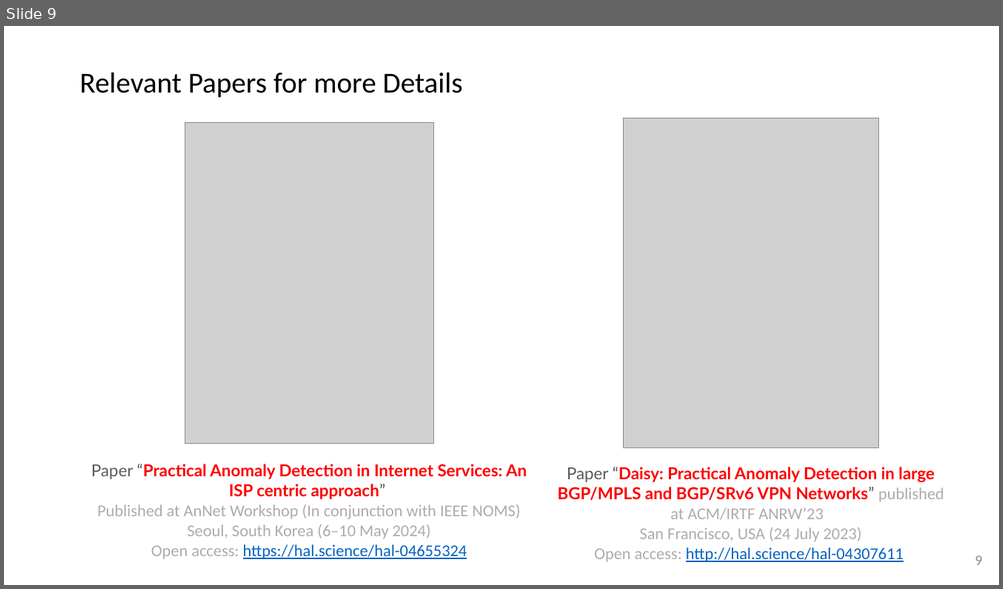
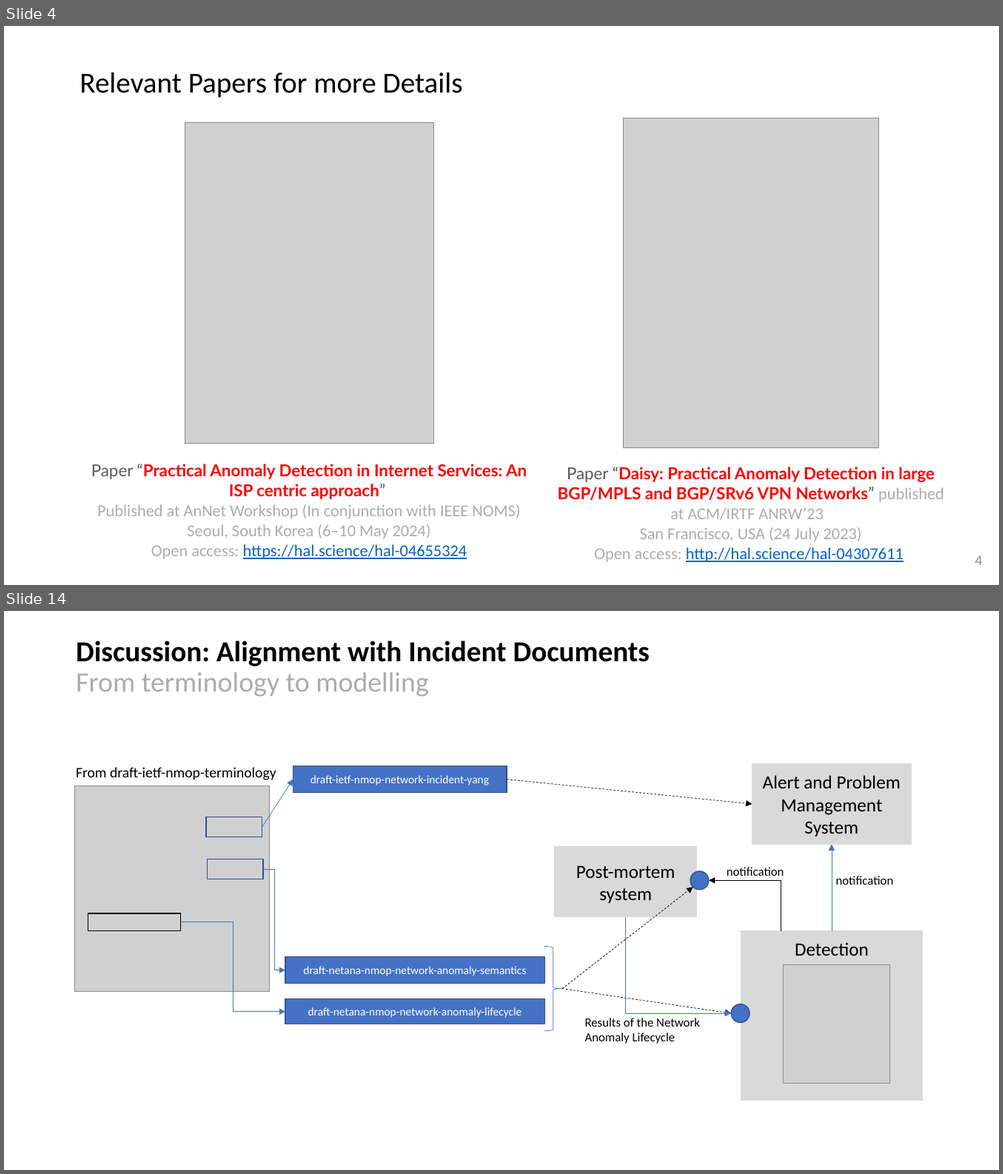
Before and after one commit to network-analytics/ietf-network-analytics-document-status, a slide deck: 121/NMOP/draft-ietf-nmop-network-anomaly-architecture-semantics-lifecycle.pptx. Shown one above the other, each under a label of ours: slide 9 before the commit, slides 4 and 14 after it; the slides between them are not shown. The pictures are 1003x589 and 1003x1174 pixels, drawn with LibreOffice and Linux fonts; fonts in the diff are those of the drawing; grey boxes stand for pictures; background and template pictures are left out. Boxes give left, top, right and bottom in pixels: in the first picture for what was removed or moved away, otherwise in the second. Text is boxed around its words. In the diff, an @@ line names an element or a change of style, - is before the commit and + after.

```diff
--- a/121/NMOP/draft-ietf-nmop-network-anomaly-architecture-semantics-lifecycle.pptx
+++ b/121/NMOP/draft-ietf-nmop-network-anomaly-architecture-semantics-lifecycle.pptx
@@ slide 14 added at (x1=4, y1=611, x2=999, y2=1170), background #FFFFFF @@
@@ title added at (x1=76, y1=641, x2=650, y2=697), 28 pt, text #000000, bold @@
+Discussion: Alignment with Incident Documents
+From terminology to modelling
@@ rectangle added at (x1=751, y1=764, x2=910, y2=845), fill #D9D9D9, outline #D9D9D9 1 pt, 18 pt, text #000000 @@
+Alert and Problem Management System
@@ picture added at (x1=75, y1=786, x2=269, y2=991) @@
@@ text added at (x1=76, y1=767, x2=276, y2=780), 14 pt, text #000000 @@
+From draft-ietf-nmop-terminology
@@ arrow added from (262, 827) to (293, 780), #4472C4 0.5 pt @@
@@ rectangle added at (x1=293, y1=766, x2=506, y2=793), fill #4472C4, outline #325491 1 pt, 11 pt, text #FFFFFF @@
+draft-ietf-nmop-network-incident-yang
@@ arrow added from (507, 780) to (751, 804), #000000 0.5 pt dashed @@
@@ rectangle added at (x1=206, y1=817, x2=262, y2=837), outline #325491 1 pt @@
@@ rectangle added at (x1=555, y1=847, x2=697, y2=917), fill #D9D9D9, outline #D9D9D9 1 pt, 18 pt, text #000000 @@
+Post-mortem
+system
@@ arrow added from (831, 932) to (831, 845), #4472C4 0.5 pt @@
@@ rectangle added at (x1=207, y1=860, x2=263, y2=880), outline #325491 1 pt @@
@@ elbow arrow added from (263, 869) to (285, 971), #4472C4 0.5 pt @@
@@ ellipse added at (x1=691, y1=871, x2=709, y2=890), fill #4472C4, outline #325491 1 pt @@
@@ text added at (x1=726, y1=867, x2=784, y2=876), 12 pt, text #000000 @@
+notification
@@ text added at (x1=836, y1=876, x2=893, y2=885), 12 pt, text #000000 @@
+notification
@@ arrow added from (562, 989) to (693, 887), #000000 0.5 pt dashed @@
@@ elbow arrow added from (781, 932) to (708, 880), #000000 0.5 pt @@
@@ rectangle added at (x1=88, y1=914, x2=181, y2=931), outline #000000 1 pt @@
@@ elbow arrow added from (626, 917) to (731, 1014), #4472C4 0.5 pt @@
@@ elbow arrow added from (181, 922) to (285, 1011), #4472C4 0.5 pt @@
@@ rectangle added at (x1=741, y1=932, x2=922, y2=1100), fill #D9D9D9, outline #D9D9D9 1 pt, 18 pt, text #000000 @@
+Detection
@@ rectangle added at (x1=763, y1=932, x2=798, y2=961), fill #4472C4, outline #325491 1 pt @@
@@ rectangle added at (x1=285, y1=957, x2=545, y2=984), fill #4472C4, outline #325491 1 pt, 11 pt, text #FFFFFF @@
+draft-netana-nmop-network-anomaly-semantics
@@ right brace added at (x1=544, y1=947, x2=562, y2=1031), outline #4472C4 0.5 pt @@
@@ picture added at (x1=784, y1=965, x2=891, y2=1084) @@
@@ rectangle added at (x1=285, y1=999, x2=545, y2=1025), fill #4472C4, outline #325491 1 pt, 11 pt, text #FFFFFF @@
+draft-netana-nmop-network-anomaly-lifecycle
@@ arrow added from (562, 989) to (731, 1014), #000000 0.5 pt dashed @@
@@ ellipse added at (x1=731, y1=1004, x2=749, y2=1023), fill #4472C4, outline #325491 1 pt @@
@@ text added at (x1=585, y1=1018, x2=700, y2=1044), 12 pt, text #000000 @@
+Results of the Network
+Anomaly Lifecycle
@@ what was slide 9 is now slide 4 @@
@@ page number at (x1=975, y1=556, x2=982, y2=565): text changed @@
-9
+4
```
Also in this commit, not shown: 6 slides changed, 4 other slides added, 1 other file.
